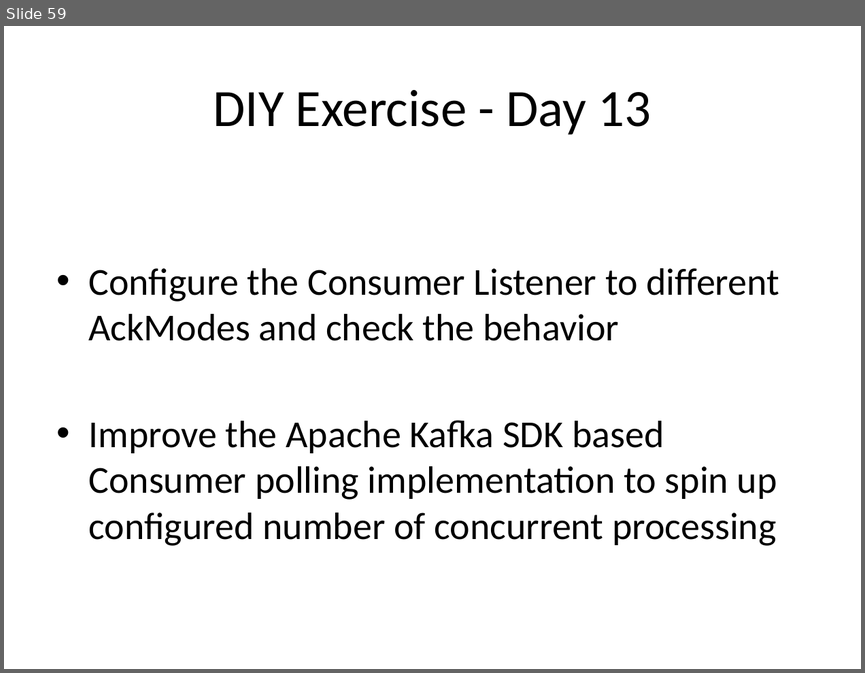
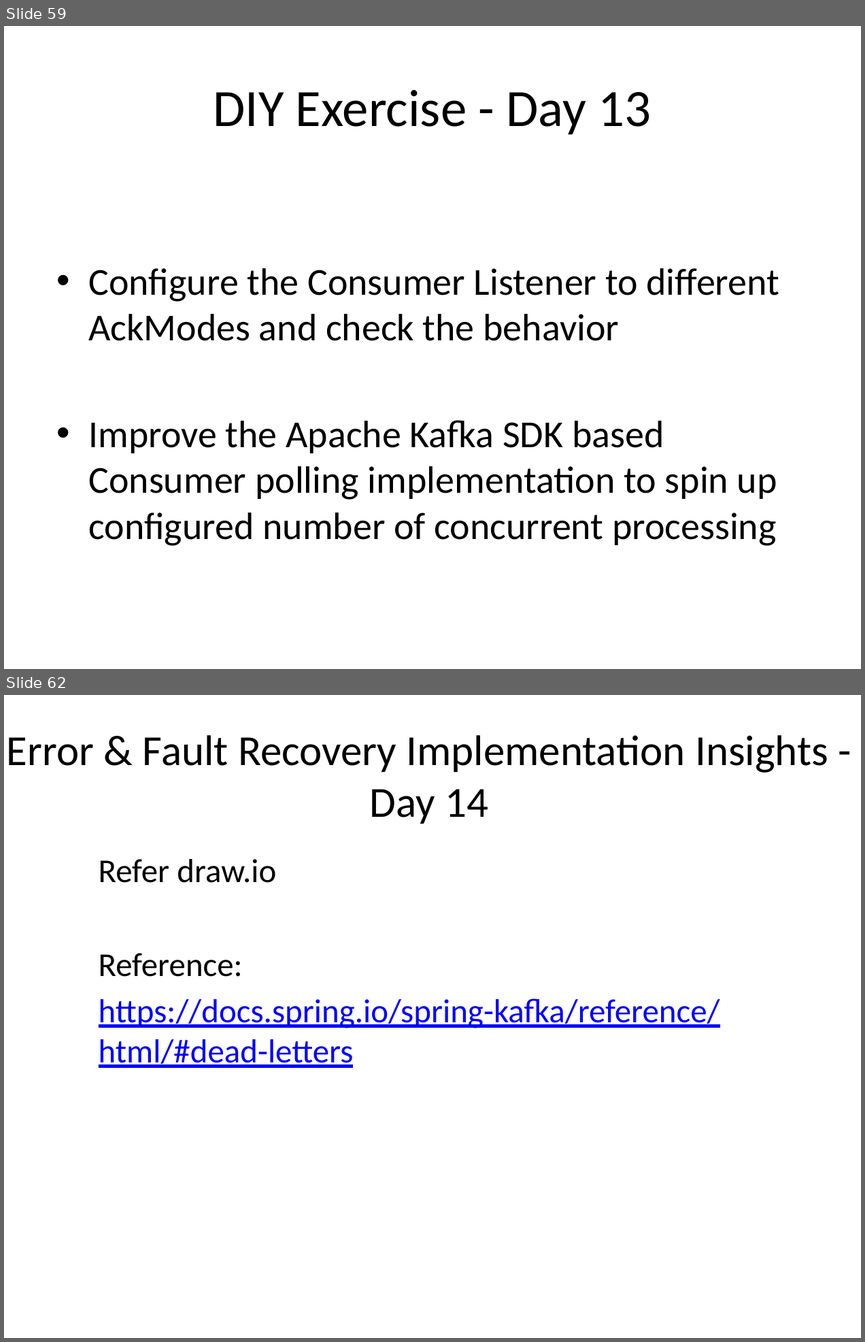
Before and after one commit to sreedharsingaraju/KafkaTutorials, a slide deck: PPT/Kafka-Teaching-Flow.pptx. Shown one above the other, each under a label of ours: slide 59 before the commit, slides 59 and 62 after it; the slides between them are not shown. The pictures are 865x673 and 865x1342 pixels, drawn with LibreOffice and Linux fonts; fonts in the diff are those of the drawing. Boxes give left, top, right and bottom in pixels: in the first picture for what was removed or moved away, otherwise in the second. Text is boxed around its words. In the diff, an @@ line names an element or a change of style, - is before the commit and + after.

Commit message:
updated diagrams and ppt
updated kafka and diagrams

```diff
--- a/PPT/Kafka-Teaching-Flow.pptx
+++ b/PPT/Kafka-Teaching-Flow.pptx
@@ slide 62 added at (4,695,861,1338), background #FFFFFF @@
@@ title added at (7,735,828,824), 36 pt, text #000000 @@
+  Error & Fault Recovery Implementation Insights - Day 14
@@ text added at (99,859,720,1068), 28 pt, text #0000FF, underline @@
+  Refer draw.io
+  Reference:
+  https://docs.spring.io/spring-kafka/reference/html/#dead-letters
```
Also in this commit, not shown: 4 other slides added, 2 other files.
